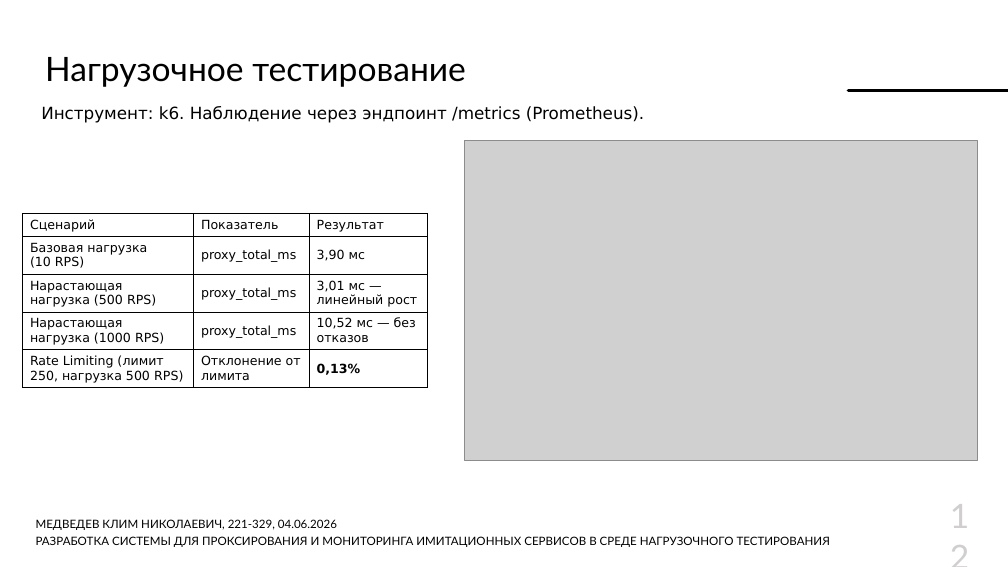
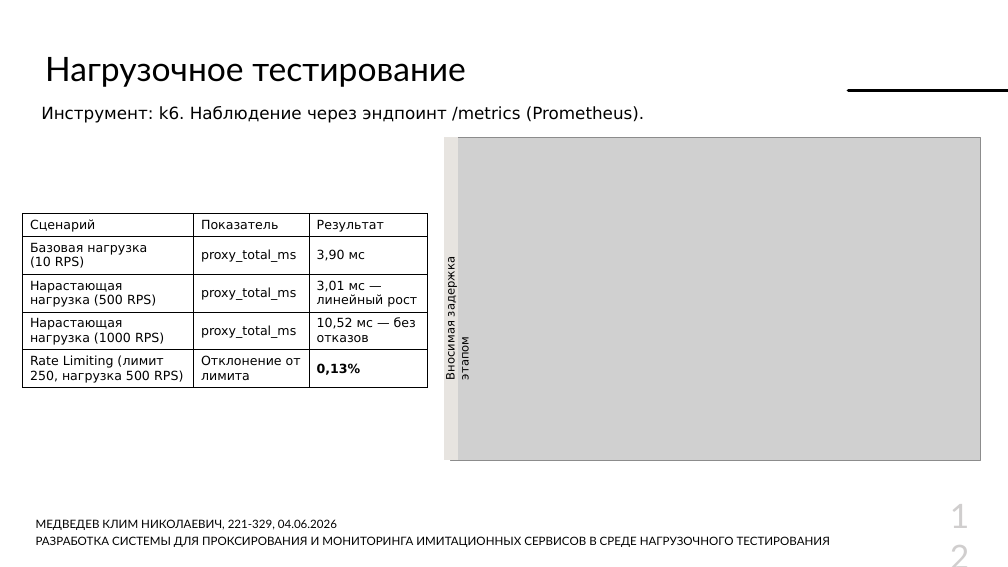
Before and after one commit to Lamardo43/educ-thesis, a slide deck: slide 12 of Thesis/docs/Презентация.pptx. Drawn at 1008x567 pixels with LibreOffice and Linux fonts; fonts in the diff are those of the drawing; grey boxes stand for pictures; background and template pictures are left out. Boxes give left, top, right and bottom in pixels: in the first picture for what was removed or moved away, otherwise in the second. Text is boxed around its words. In the diff, an @@ line names an element or a change of style, - is before the commit and + after.

```diff
--- a/Thesis/docs/Презентация.pptx
+++ b/Thesis/docs/Презентация.pptx
@@ rectangle added at (445,137,457,460), fill #E7E4E0, outline #E7E4E0 1 pt @@
@@ picture: place and size @@
-picture at (464,141,978,460)
+picture at (451,138,981,461)
@@ text added at (444,263,471,379), 11 pt, text #000000 @@
+Вносимая задержка этапом
```
Also in this commit, not shown: 8 other slides changed, 11 other files.
